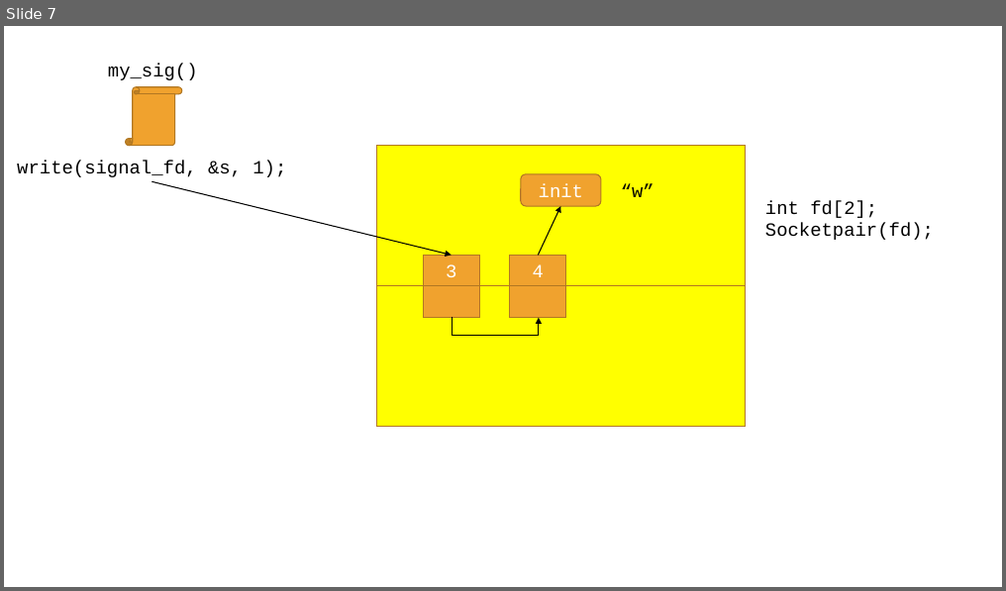
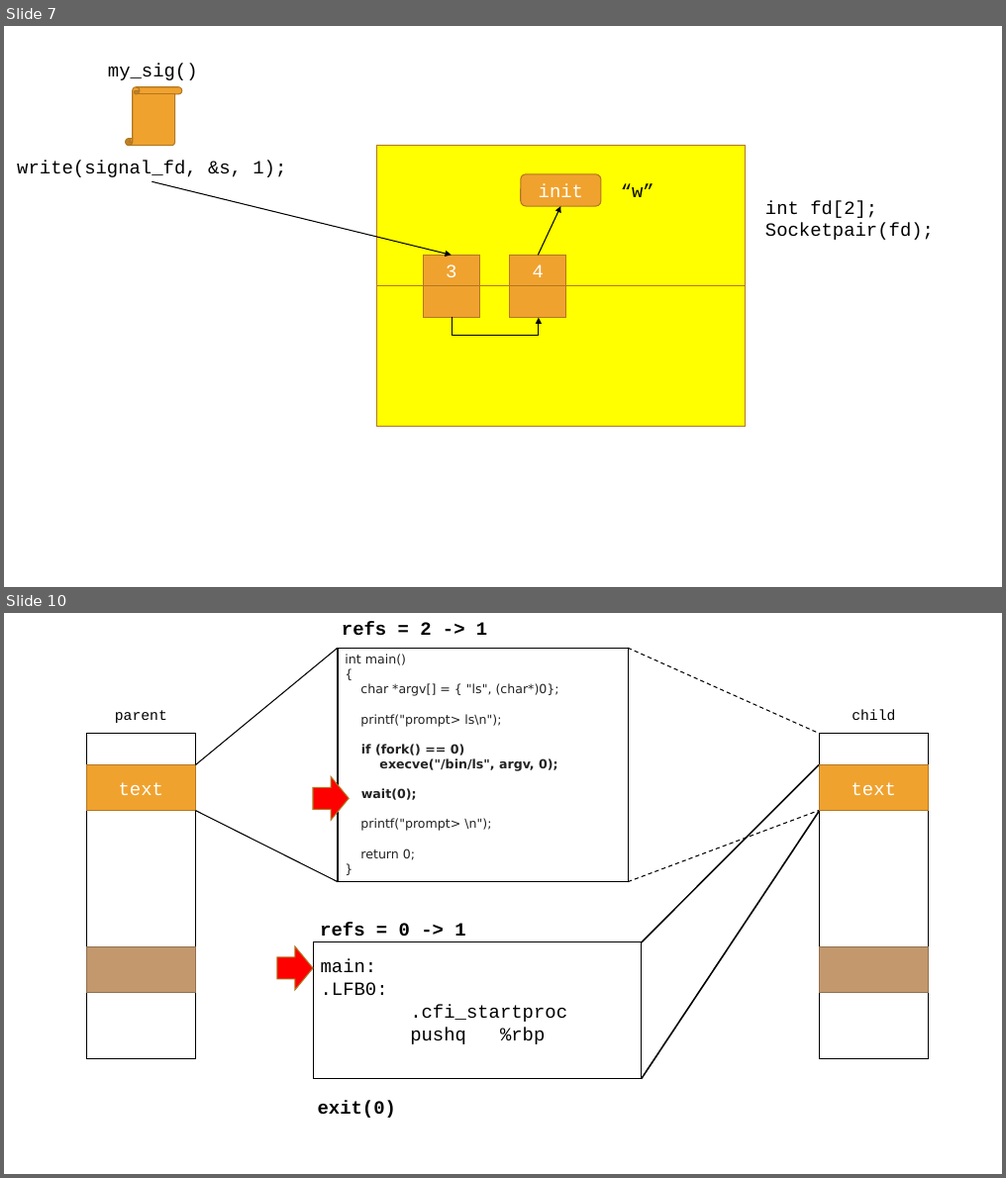
Before and after one commit to blomdhal22/prac-lsp, a slide deck: ps.pptx. Shown one above the other, each under a label of ours: slide 7 before the commit, slides 7 and 10 after it; the slides between them are not shown. The pictures are 1006x591 and 1006x1178 pixels, drawn with LibreOffice and Linux fonts; fonts in the diff are those of the drawing. Boxes give left, top, right and bottom in pixels: in the first picture for what was removed or moved away, otherwise in the second. Text is boxed around its words. In the diff, an @@ line names an element or a change of style, - is before the commit and + after.

```diff
--- a/ps.pptx
+++ b/ps.pptx
@@ slide 10 added at bbox=[4, 613, 1002, 1174], background #FFFFFF @@
@@ text added at bbox=[342, 622, 487, 636], 18 pt, text #000000, bold @@
+refs = 2 -> 1
@@ line added from (196, 765) to (338, 649), #000000 1 pt @@
@@ rectangle added at bbox=[338, 649, 629, 882], fill #FFFFFF, outline #000000 1 pt, 12 pt, text #222222 @@
+int main()
+{
+char *argv[] = { "ls", (char*)0};
+printf("prompt> ls\n");
+if (fork() == 0)
+execve("/bin/ls", argv, 0);
+wait(0);
+printf("prompt> \n");
+return 0;
+}
@@ line added from (628, 649) to (819, 734), #000000 1 pt dashed @@
@@ text added at bbox=[115, 710, 167, 723], 14 pt, text #000000 @@
+parent
@@ text added at bbox=[851, 710, 895, 720], 14 pt, text #000000 @@
+child
@@ rectangle added at bbox=[86, 734, 196, 1059], fill #FFFFFF, outline #000000 1 pt @@
@@ rectangle added at bbox=[819, 734, 929, 1059], fill #FFFFFF, outline #000000 1 pt @@
@@ rectangle added at bbox=[86, 765, 196, 811], fill #F0A22E, outline #B27822 1 pt, 18 pt, text #FFFFFF @@
+text
@@ right arrow added at bbox=[313, 777, 350, 820], fill #FF0000, outline #B27822 1 pt @@
@@ line added from (819, 765) to (642, 943), #000000 1.5 pt @@
@@ rectangle added at bbox=[819, 765, 929, 811], fill #F0A22E, outline #B27822 1 pt, 18 pt, text #FFFFFF @@
+text
@@ line added from (196, 811) to (338, 881), #000000 1 pt @@
@@ line added from (628, 881) to (819, 811), #000000 1 pt dashed @@
@@ line added from (819, 811) to (642, 1079), #000000 1.5 pt @@
@@ text added at bbox=[320, 923, 465, 936], 18 pt, text #000000, bold @@
+refs = 0 -> 1
@@ rectangle added at bbox=[86, 947, 196, 992], fill #C3986D, outline #907051 1 pt @@
@@ right arrow added at bbox=[277, 947, 313, 990], fill #FF0000, outline #B27822 1 pt @@
@@ rectangle added at bbox=[313, 943, 642, 1078], fill #FFFFFF, outline #000000 1 pt, 18 pt, text #000000 @@
+main:
+.LFB0:
+.cfi_startproc
+pushq %rbp
@@ rectangle added at bbox=[819, 947, 929, 992], fill #C3986D, outline #907051 1 pt @@
@@ text added at bbox=[318, 1101, 396, 1118], 18 pt, text #000000, bold @@
+exit(0)
```
Also in this commit, not shown: 4 other slides added.
